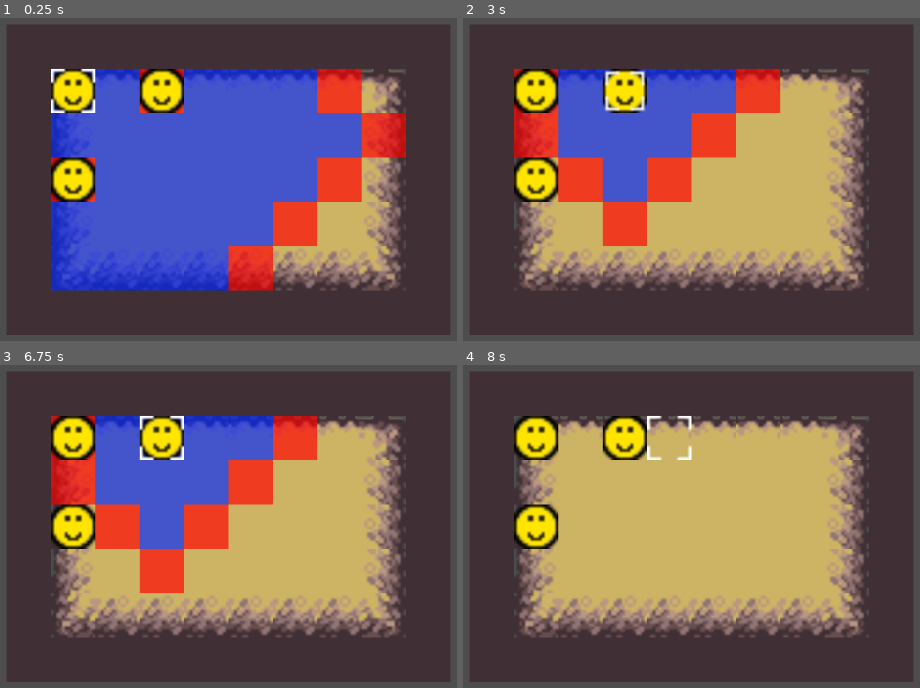
Above: before the commit, frames 1-4 (two rows, left to right).
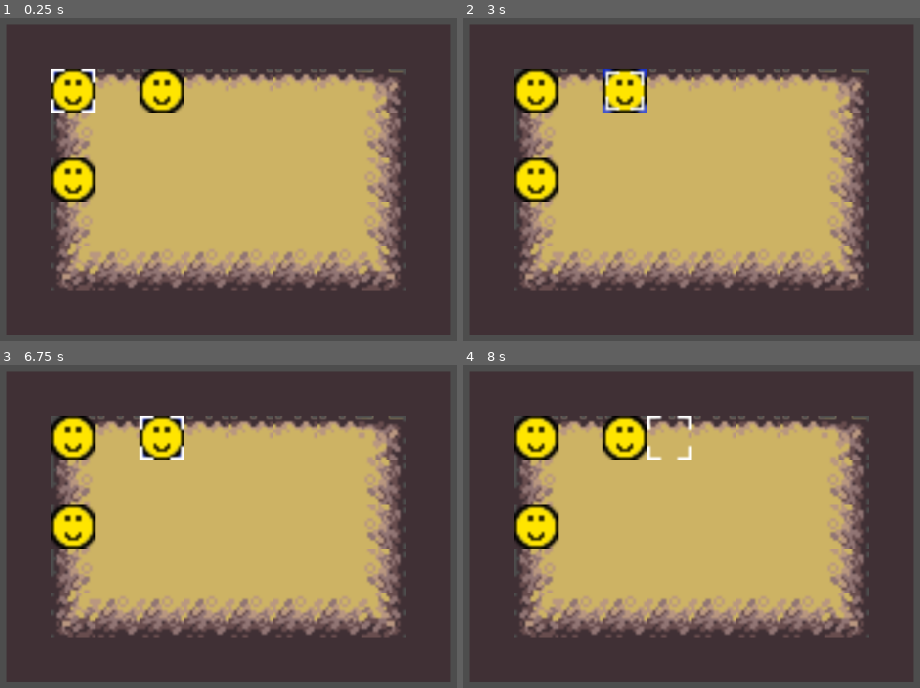
Above: after the commit, the same moments.

Repository: JonasBachmeier-UNI/GameEngineering
Game: Godot game, scene res://test.tscn
Two runs of this game, one before a commit and one after it. Both use one fixed random seed, a clock stepped at 60 frames per second and the inputs below.
Inputs:
- Up to frame 1 (0.25 s): no input
- Up to frame 2 (3 s): hold Right (ui_right) 0.53-1.28 s; tap Space (ui_select) at 0.77, 1.52 s; tap Enter at 1.25 s; hold Down (ui_down) 1.28-2.03 s; hold Right (ui_right) 2.03-2.78 s; hold Up (ui_up) from 2.78 s (still down)
- Up to frame 3 (6.75 s): tap Space (ui_select) at 3.02, 3.77, 4.25, 4.52, 6.02 s; release Up (ui_up) at 3.53 s; hold Left (ui_left) 3.53-5.03 s; hold Down (ui_down) 5.03-5.78 s; hold Right (ui_right) 5.78-6.53 s; hold Up (ui_up) from 6.53 s (still down)
- Up to frame 4 (8 s): tap Space (ui_select) at 6.77, 7.52 s; tap Enter at 7.25 s; release Up (ui_up) at 7.28 s; hold Right (ui_right) from 7.28 s (still down)

The runs differ from the first frame. In frame 1, 40% of the frame differs, in the area x 11-89%, y 15-85%; in frame 2, 18%; in frame 3, 18%; in frame 4, nothing differs.
Error after the commit: Error calling GDScript utility function "len()": Value of type 'bool' can't provide a length. (res://Scripts/GameLogic/unit.gd:253)

Commit message:
Versuch Diagonaler Angriff Fix

Diff:
--- a/nohonoramongthieves/Scripts/GameLogic/unit.gd
+++ b/nohonoramongthieves/Scripts/GameLogic/unit.gd
@@ -245,9 +245,13 @@
 
 
 func get_grid_value(x, y):
+	if y > len(grid) or y < 0 or x > len(grid[0] or x < 0):
+		return
 	return grid[y][x]
 
 func set_grid_value(x, y, value):
+	if y > len(grid) or y < 0 or x > len(grid[0] or x < 0):
+		return
 	grid[y][x] = value
 
 
@@ -351,6 +355,30 @@
 func wait_for_next_turn():
 	has_moved = true
 
+
+func is_next_to_enemy():
+	if get_grid_value(x_coord + 1, y_coord) == ENEMY_POSITION_VALUE:
+		return true
+	if get_grid_value(x_coord - 1, y_coord) == ENEMY_POSITION_VALUE:
+		return true
+	if get_grid_value(x_coord, y_coord + 1) == ENEMY_POSITION_VALUE:
+		return true
+	if get_grid_value(x_coord, y_coord - 1) == ENEMY_POSITION_VALUE:
+		return true
+	return false
+
+func is_next_to_unit(unit):
+	if unit.x_coord == x_coord and unit.y_coord == y_coord + 1:
+		return true
+	if unit.x_coord == x_coord and unit.y_coord == y_coord - 1:
+		return true
+	if unit.x_coord == x_coord + 1 and unit.y_coord == y_coord:
+		return true
+	if unit.x_coord == x_coord - 1 and unit.y_coord == y_coord:
+		return true
+	return true
+
+
 func heal_self(healed_hp):
 	hp += healed_hp
 	if hp > max_hp:
--- a/nohonoramongthieves/unit_manager.gd
+++ b/nohonoramongthieves/unit_manager.gd
@@ -136,7 +136,8 @@
 		var dest_x = shortest_path[-1][0]
 		var dest_y = shortest_path[-1][1]
 		move_unit(unit, dest_x, dest_y)
-		queue_attack(target_unit)
+		if unit.is_next_to_unit(target_unit):
+			queue_attack(target_unit)
 		#unit_attack(unit, target_unit)
 		return
 
Not shown: 1 places in nohonoramongthieves/test.tscn that only renumber resources
